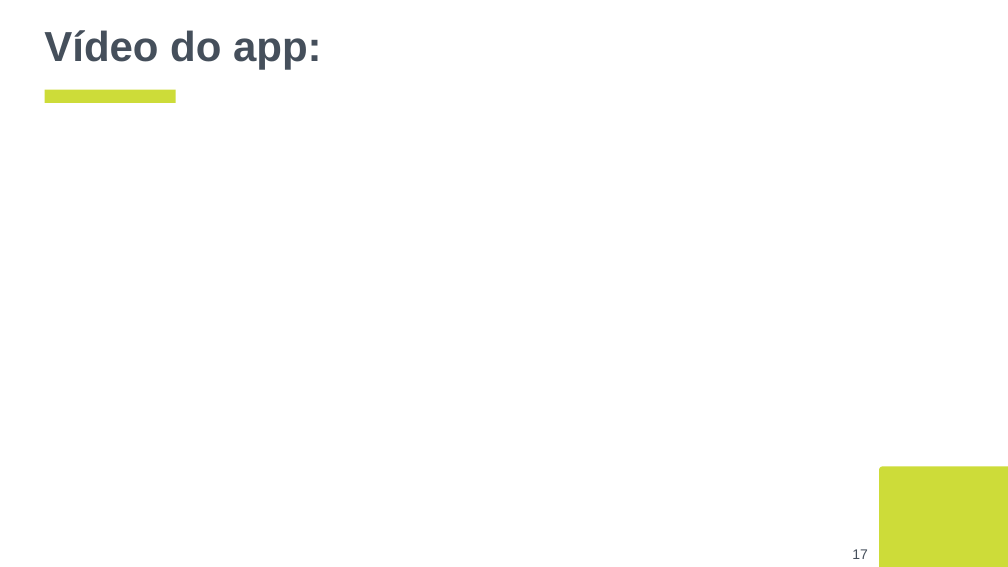
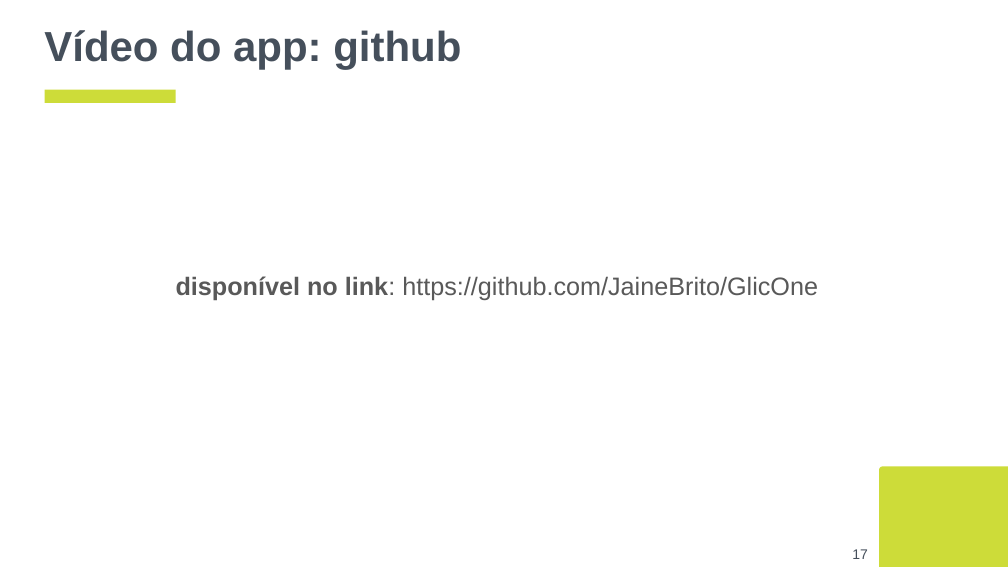
Before and after one commit to JaineBrito/GlicOne, a slide deck: slide 17 of documentacao/pptx_docx/Equipe 1 app Medicamento.pptx. Drawn at 1008x567 pixels with LibreOffice and Linux fonts; fonts in the diff are those of the drawing. Boxes give left, top, right and bottom in pixels: in the first picture for what was removed or moved away, otherwise in the second. Text is boxed around its words. In the diff, an @@ line names an element or a change of style, - is before the commit and + after.

Commit message:
apresentação projeto
versão final da apresentação com a inclusão do link do github do projeto

```diff
--- a/documentacao/pptx_docx/Equipe 1 app Medicamento.pptx
+++ b/documentacao/pptx_docx/Equipe 1 app Medicamento.pptx
@@ title at [44,30,461,70]: text changed @@
-Vídeo do app:
+Vídeo do app: github
@@ text added at [176,276,818,300], 18 pt, text #595959 @@
+disponível no link: https://github.com/JaineBrito/GlicOne
```
